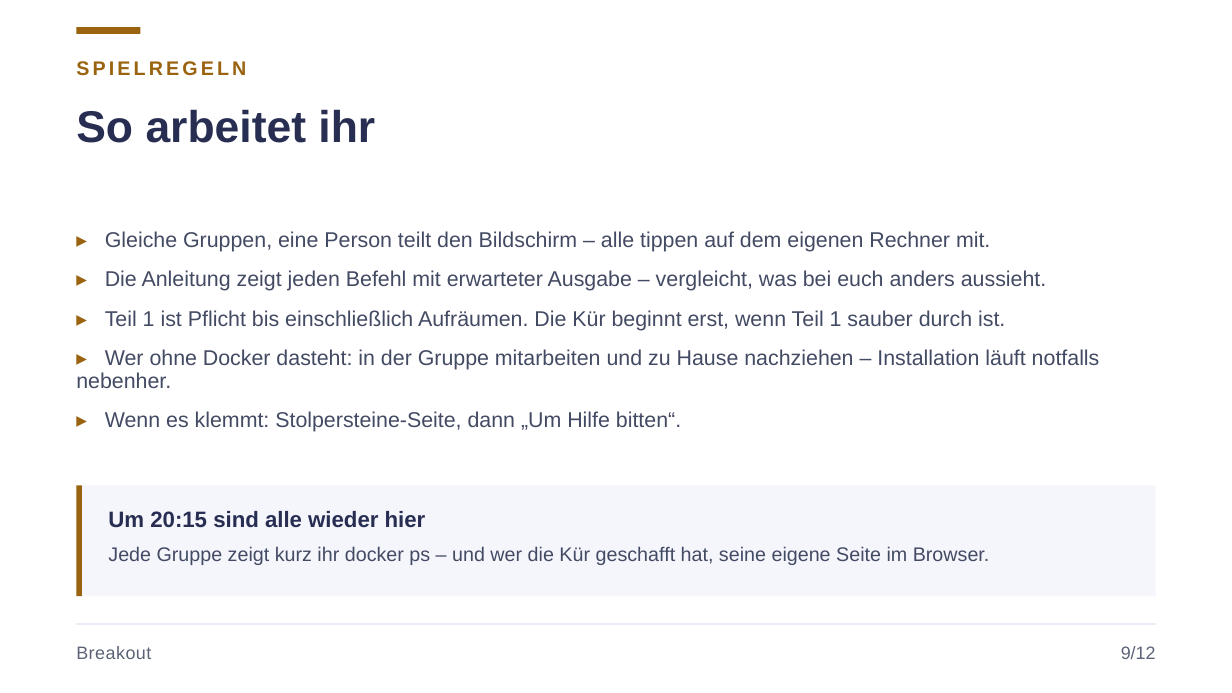
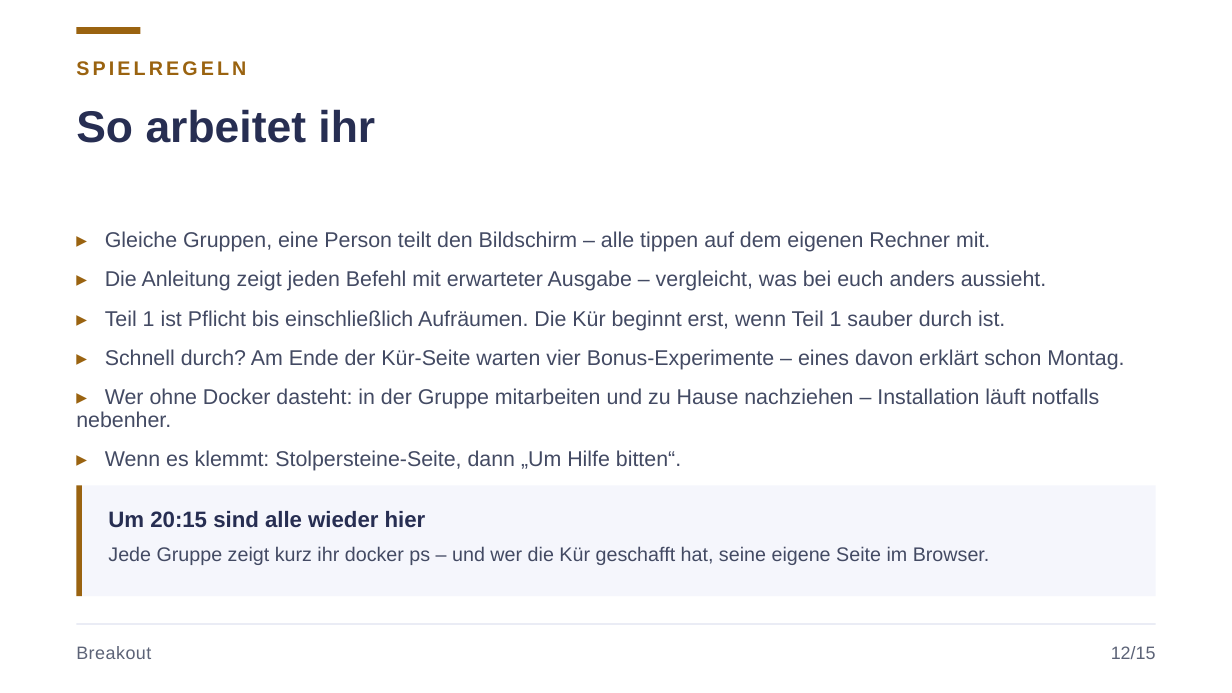
Before and after one commit to JacobMenge/kurs-unterlagen, a slide deck: slide 15 of folien/05-docker-einfuehrung.pptx (slide 12 before the commit). Drawn at 1232x693 pixels with LibreOffice and Linux fonts; fonts in the diff are those of the drawing. Boxes give left, top, right and bottom in pixels: in the first picture for what was removed or moved away, otherwise in the second. Text is boxed around its words. In the diff, an @@ line names an element or a change of style, - is before the commit and + after.

```diff
--- a/folien/05-docker-einfuehrung.pptx
+++ b/folien/05-docker-einfuehrung.pptx
@@ text at <box>105,349,1124,370</box>: paragraph added @@
+▸ Schnell durch? Am Ende der Kür-Seite warten vier Bonus-Experimente – eines davon erklärt schon Montag.
@@ text at <box>1111,646,1156,659</box>: text changed @@
-9/12
+12/15
```
Also in this commit, not shown: 12 other slides changed, 3 slides added, 2 other files.
